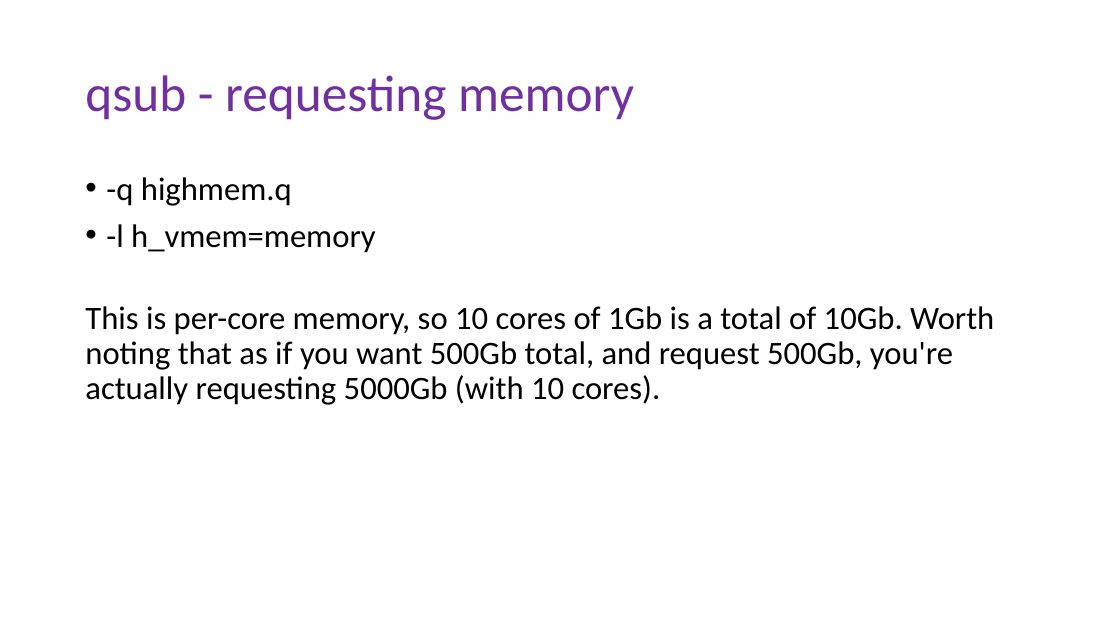
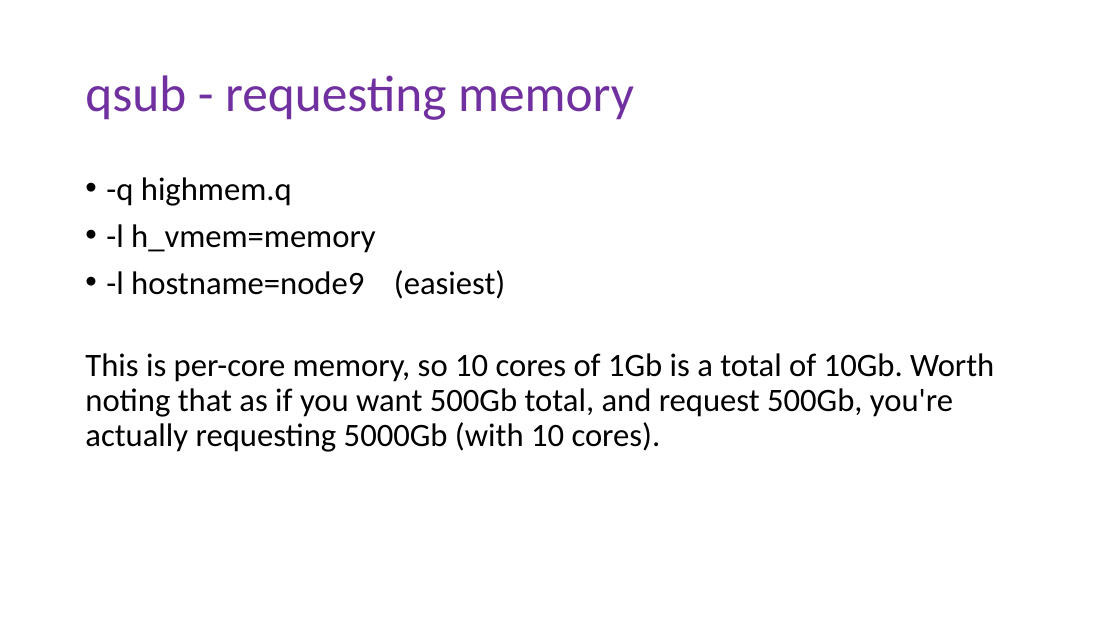
Before and after one commit to peterthorpe5/Sys_admin, a slide deck: slide 12 of cluster_course/powerpoint/5_qsub.pptx. Drawn at 1120x630 pixels with LibreOffice and Linux fonts; fonts in the diff are those of the drawing. Boxes give left, top, right and bottom in pixels: in the first picture for what was removed or moved away, otherwise in the second. Text is boxed around its words. In the diff, an @@ line names an element or a change of style, - is before the commit and + after.

```diff
--- a/cluster_course/powerpoint/5_qsub.pptx
+++ b/cluster_course/powerpoint/5_qsub.pptx
@@ text at (106, 270, 505, 299): paragraph added @@
+• -l hostname=node9 (easiest)
```
Also in this commit, not shown: 2 other slides changed, 2 other files.
